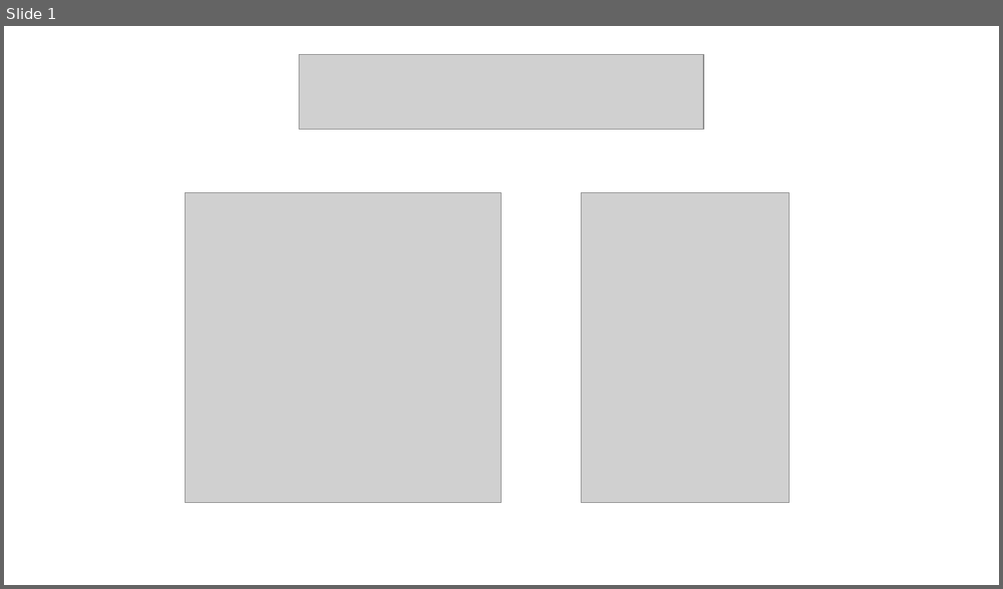
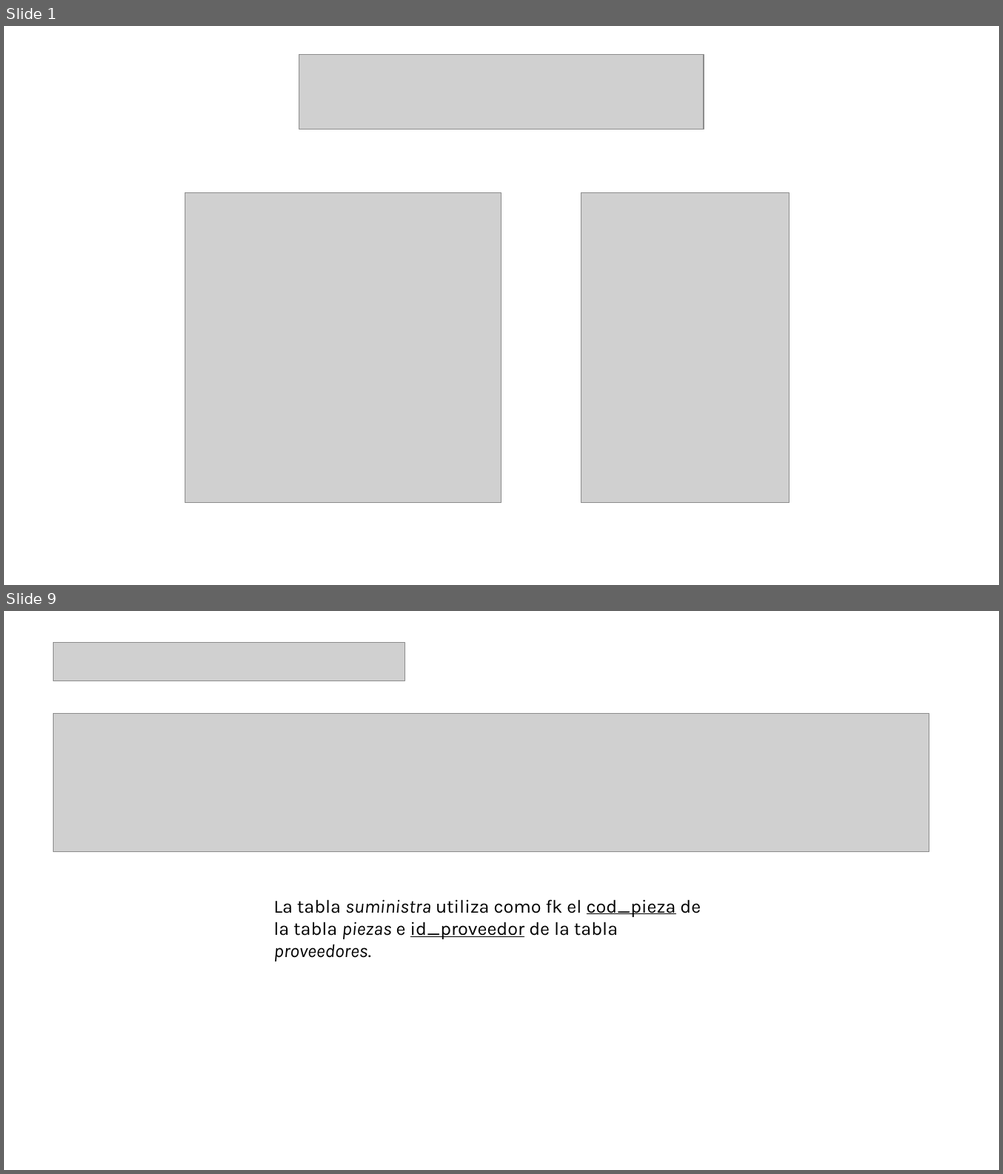
Before and after one commit to AchillesD9-Alex/-2024-Java-Angular-Bootcamp, a slide deck: [JAVA]/C3/TA14/ta14.pptx. Shown one above the other, each under a label of ours: slide 1 before the commit, slides 1 and 9 after it; the slides between them are not shown. The pictures are 1003x589 and 1003x1174 pixels, drawn with LibreOffice and Linux fonts; fonts in the diff are those of the drawing; grey boxes stand for pictures. Boxes give left, top, right and bottom in pixels: in the first picture for what was removed or moved away, otherwise in the second. Text is boxed around its words. In the diff, an @@ line names an element or a change of style, - is before the commit and + after.

```diff
--- a/[JAVA]/C3/TA14/ta14.pptx
+++ b/[JAVA]/C3/TA14/ta14.pptx
@@ slide 9 added at [4,611,999,1170], background #FFFFFF @@
@@ picture added at [54,643,405,681] @@
@@ picture added at [54,714,929,852] @@
@@ text added at [273,900,700,940], 18 pt, text #000000 @@
+La tabla suministra utiliza como fk el cod_pieza de la tabla piezas e id_proveedor de la tabla proveedores.
```
Also in this commit, not shown: 11 other slides added, 8 slides removed, 1 other file.
